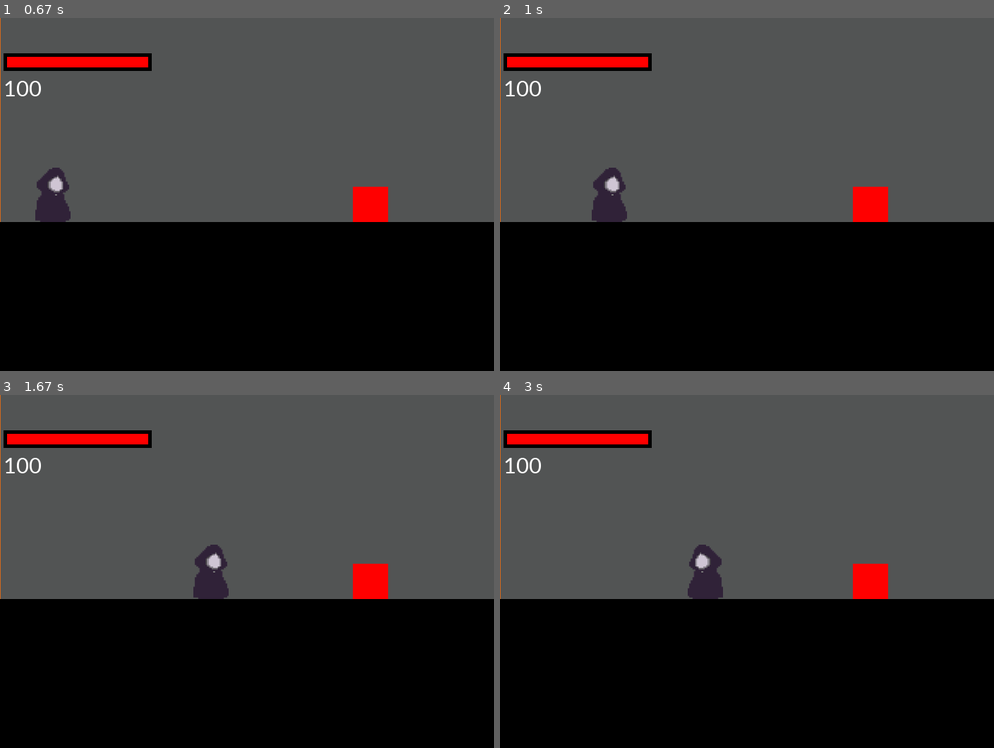
Above: before the commit, frames 1-4 (two rows, left to right).
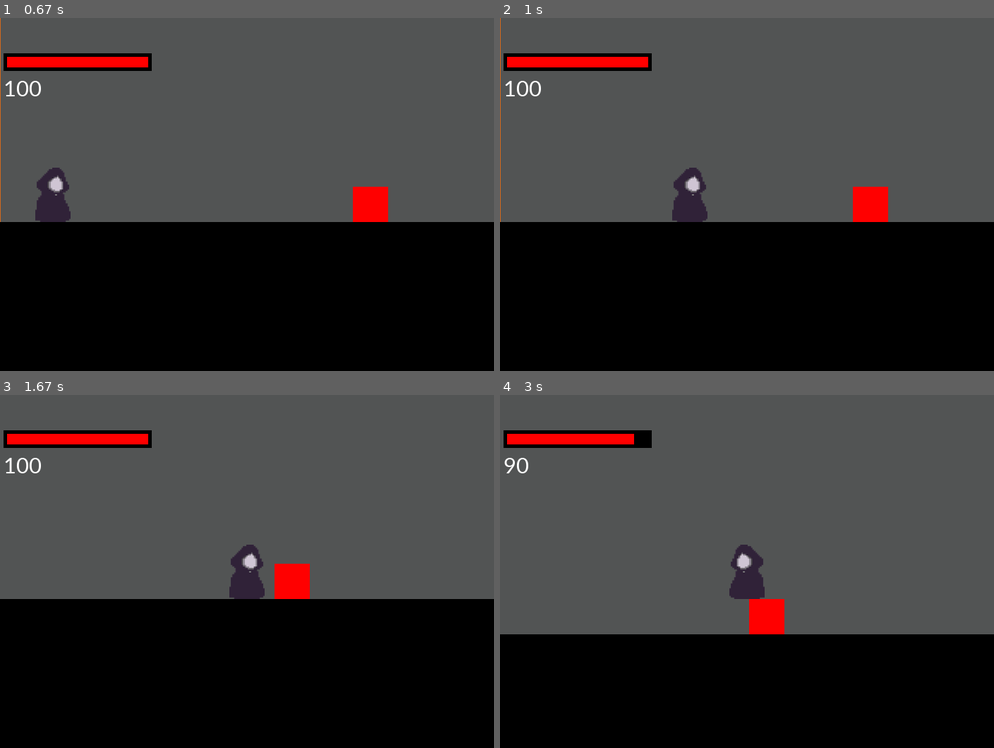
Above: after the commit, the same moments.

Repository: person011/pygame-cs-project
Game: pygame game, started from main.py
The game is run twice, just before and just after one commit, with the same random seed, the same clock (stepped at 60 frames per second) and the same inputs.
Inputs (mouse positions are in pixels of both pictures, inside the frame that each line leads up to):
- Up to frame 1 (0.67 s): click "play" at 0.38 s
- Up to frame 2 (1 s): hold Shift from 0.67 s (still down); hold Right from 0.67 s (still down); move the mouse to (905, 183) at 0.7 s
- Up to frame 3 (1.67 s): release Shift at 1.13 s; release Right at 1.13 s; hold Right 1.17-1.63 s
- Up to frame 4 (3 s): hold Up 1.67-1.97 s; hold Right 2-2.47 s; hold Left from 2.5 s (still down)

Frame 1 is identical in both runs. In frame 2, 1.7% of the frame differs, in the area x 18-42%, y 42-58%; in frame 3, 3.2%; in frame 4, 13%, in the area x 0-100%, y 0-68%.

Commit message:
pygame_10

Diff:
--- a/Objects/player.py
+++ b/Objects/player.py
@@ -22,6 +22,7 @@
         self.collide_below = False
         self.main_health=100
         self.health=100
+        self.stamina = 100
         self.can_get_hurt=True
         self.spawn_point=spawn_point
         self.start_ticks=pygame.time.get_ticks()
@@ -59,6 +60,14 @@
         if keys[pygame.K_RIGHT] or keys[pygame.K_d]:
             self.main_image=self.image
             self.x_vel += self.speed
+        if keys[pygame.K_LSHIFT]:
+            self.dashing()
+        else:
+            self.speed = 4
+    def dashing(self):
+        self.speed = 10
+
+
 
     def get_position(self, obstacles):
 
--- /dev/null
+++ b/Objects/stamina_bar.py
@@ -0,0 +1,12 @@
+import pygame
+
+class StaminaBar:
+    def __init__(self, player):
+        self.player=player
+        self.smallfont = pygame.font.SysFont('Corbel', 35)
+
+    def draw(self, screen):
+        text = self.smallfont.render(str(self.player.health), True, (255, 255, 255))
+        screen.blit(text, (5, 80))
+        pygame.draw.rect(screen, (0, 0, 0),  [5, 150, 210, 25])
+        pygame.draw.rect(screen, (255, 0, 0), [10, 155, self.player.health*2, 15])
